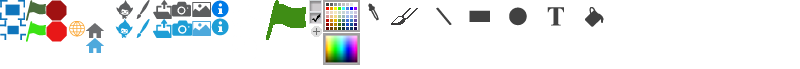
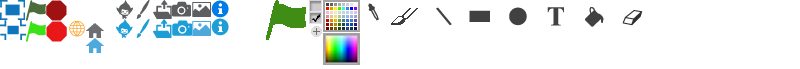
The second 800×69 image is a revision of the first. Changes to its layers:
added layer "Pasted Layer #45" above "Pasted Layer #44" over (622, 10, 643, 26)
